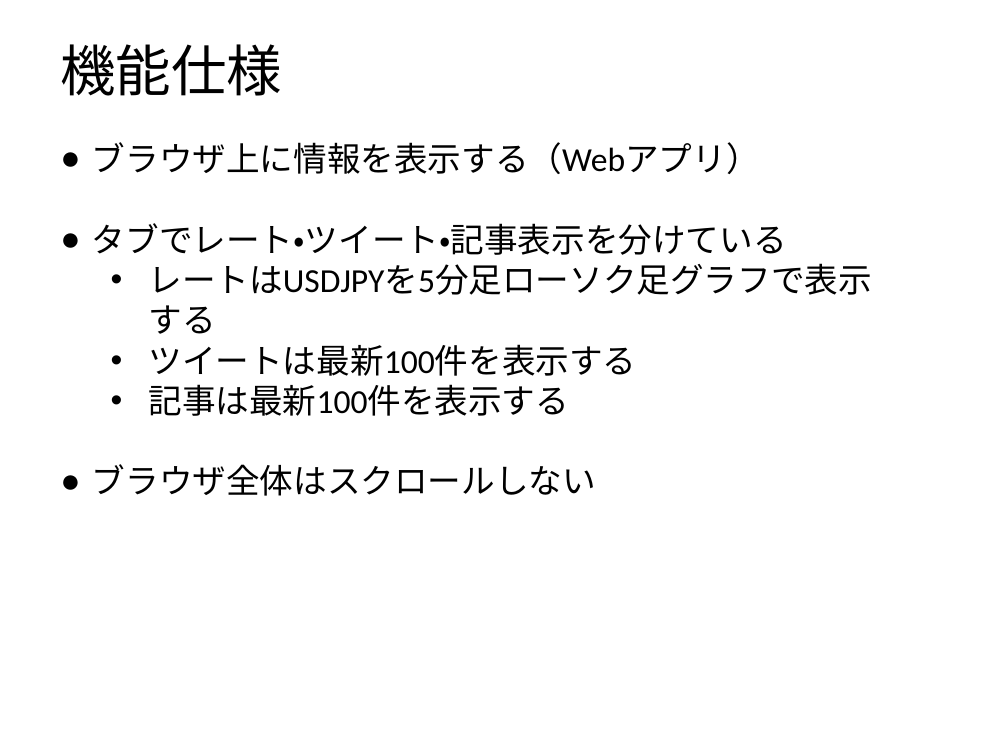
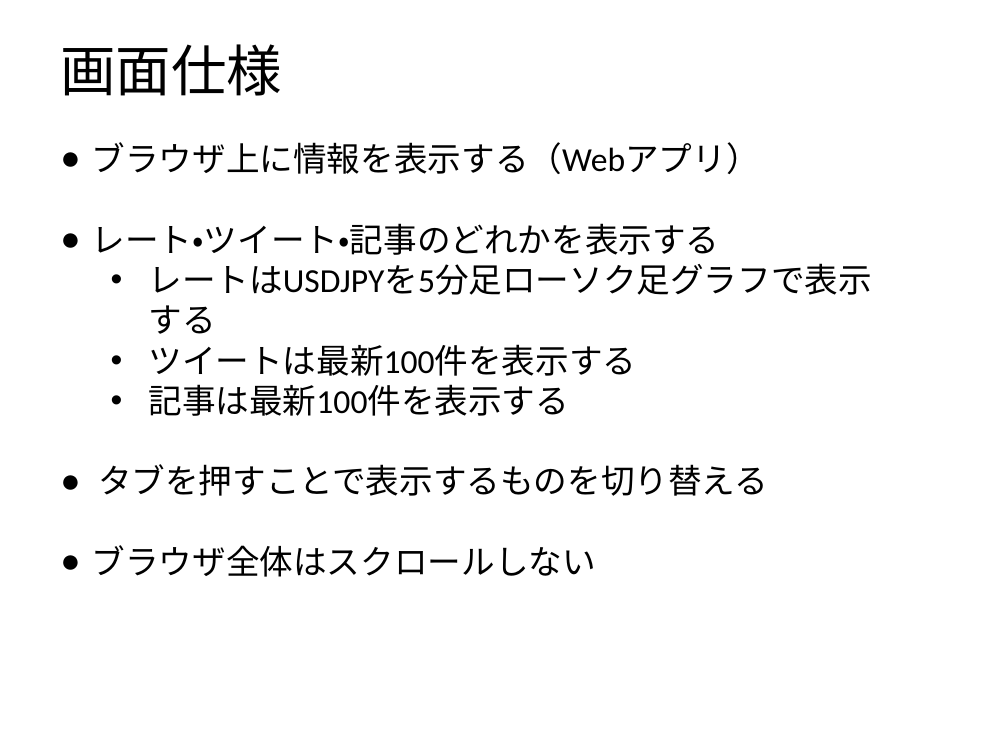
Before and after one commit to Leonis0813/chort, a slide deck: slide 2 of regulus/interface/ui.pptx (slide 5 before the commit). Drawn at 1008x756 pixels with LibreOffice and Linux fonts; fonts in the diff are those of the drawing. Boxes give left, top, right and bottom in pixels: in the first picture for what was removed or moved away, otherwise in the second. Text is boxed around its words. In the diff, an @@ line names an element or a change of style, - is before the commit and + after.

```diff
--- a/regulus/interface/ui.pptx
+++ b/regulus/interface/ui.pptx
@@ title at bbox=[60, 44, 282, 96]: text changed @@
-機能仕様
+画面仕様
@@ text at bbox=[92, 223, 720, 255]: text changed @@
-● タブでレート・ツイート・記事表示を分けている
+● レート・ツイート・記事のどれかを表示する
@@ text at bbox=[98, 464, 768, 496]: paragraph added @@
+● タブを押すことで表示するものを切り替える
```
Also in this commit, not shown: 4 other slides changed, 1 slide added, 1 other file.
